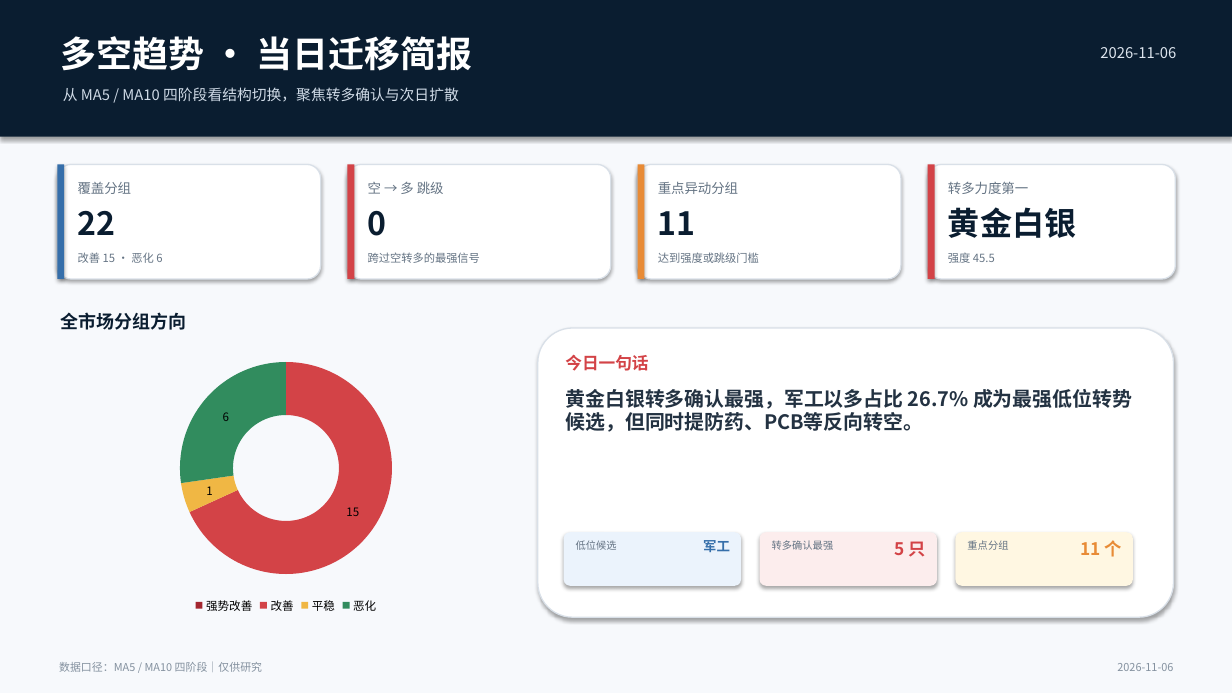
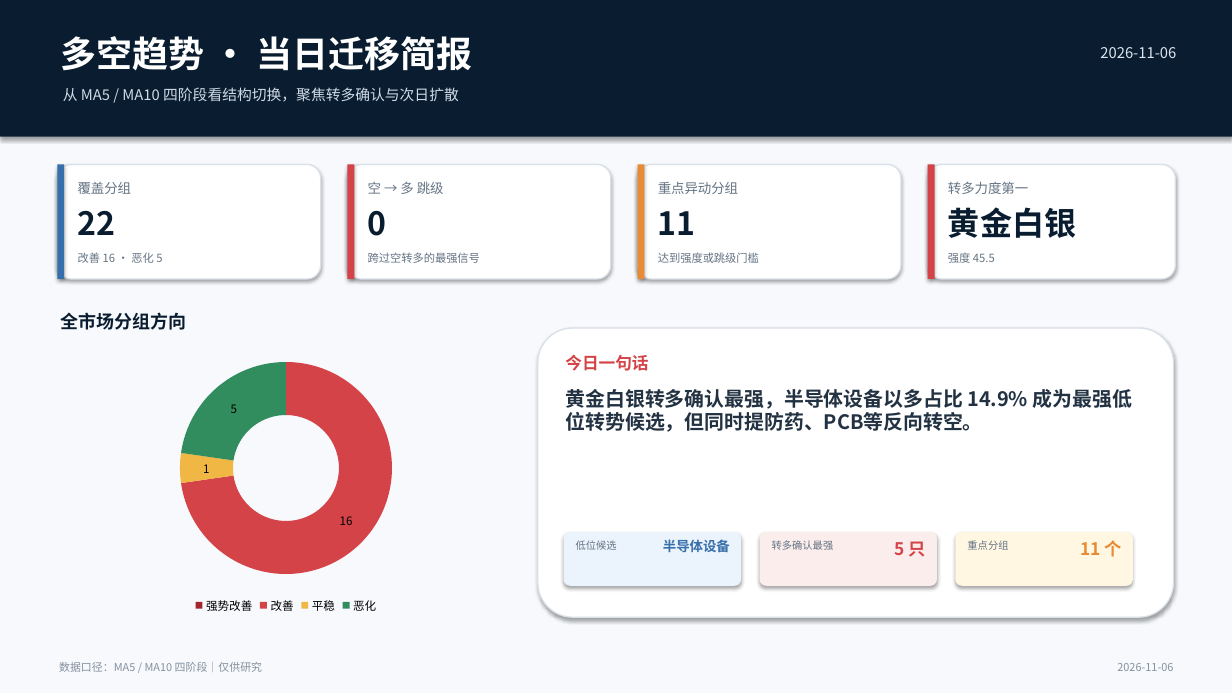
Before and after one commit to nancybhc/a-share-blast-lab, a slide deck: slide 1 of assets/多空阶段简报_2026-11-06.pptx. Drawn at 1232x693 pixels with LibreOffice and Linux fonts; fonts in the diff are those of the drawing. Boxes give left, top, right and bottom in pixels: in the first picture for what was removed or moved away, otherwise in the second. Text is boxed around its words. In the diff, an @@ line names an element or a change of style, - is before the commit and + after.

```diff
--- a/assets/多空阶段简报_2026-11-06.pptx
+++ b/assets/多空阶段简报_2026-11-06.pptx
@@ text at <box>78,252,162,263</box>: text changed @@
-改善 15 · 恶化 6
+改善 16 · 恶化 5
@@ doughnut chart at <box>67,349,506,617</box> @@
@@ Series 1, 改善: 15 to 16 @@
@@ Series 1, 恶化: 6 to 5 @@
@@ text at <box>566,389,1132,432</box>: text changed @@
-黄金白银转多确认最强，军工以多占比 26.7% 成为最强低位转势候选，但同时提防药、PCB等反向转空。
+黄金白银转多确认最强，半导体设备以多占比 14.9% 成为最强低位转势候选，但同时提防药、PCB等反向转空。
@@ text at <box>663,539,730,552</box>: text changed @@
-军工
+半导体设备
```
Also in this commit, not shown: 3 other slides changed, 9 other files.
